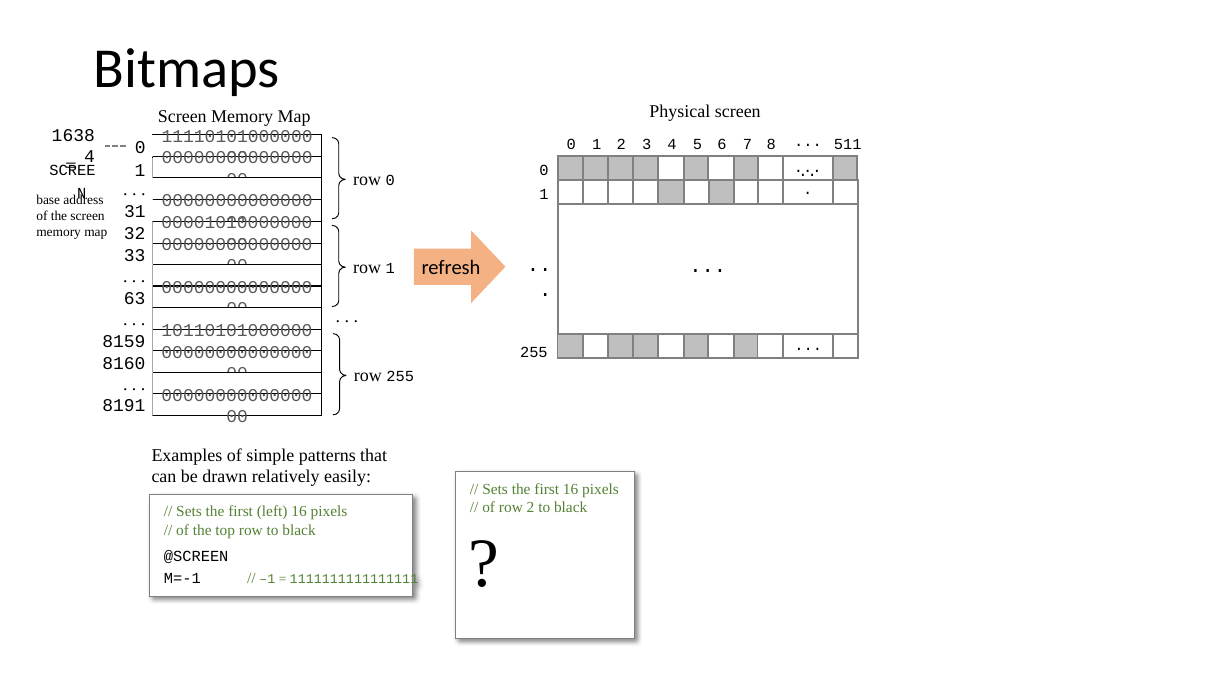
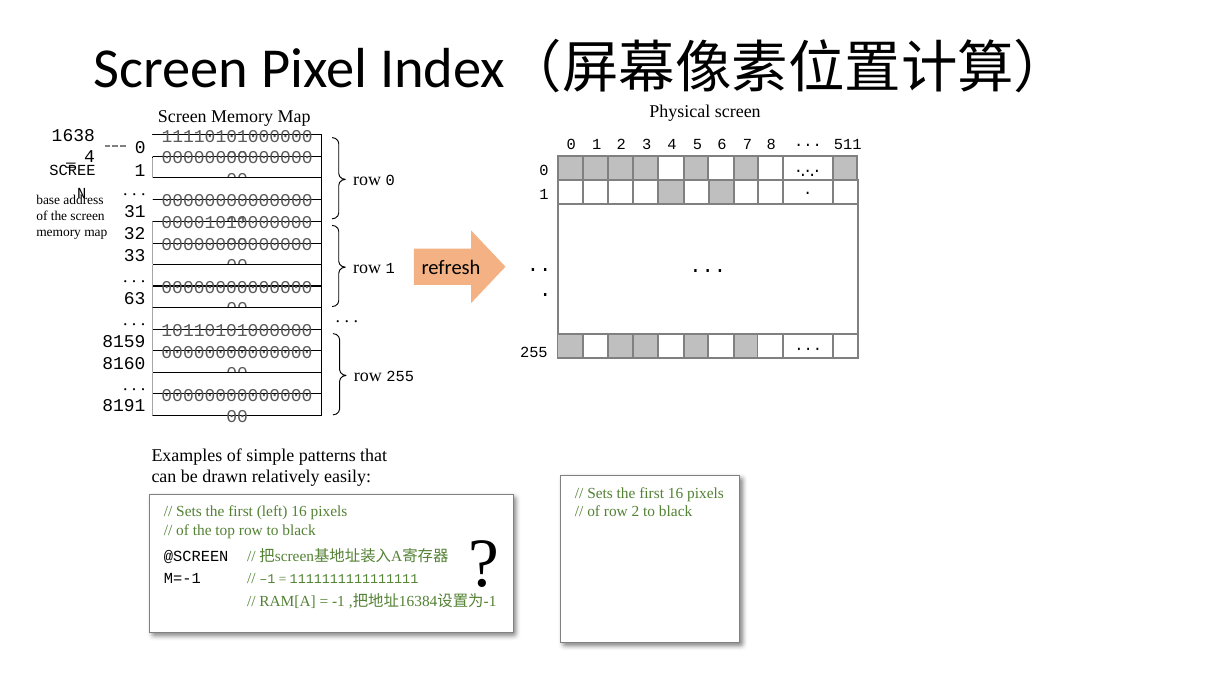
Before and after one commit to vcboy1/Leeds, a slide deck: slide 19 of 26fall/1860/Lecture/Week1.9/Lec 1.9.1 Memory II.pptx. Drawn at 1232x693 pixels with LibreOffice and Linux fonts; fonts in the diff are those of the drawing. Boxes give left, top, right and bottom in pixels: in the first picture for what was removed or moved away, otherwise in the second. Text is boxed around its words. In the diff, an @@ line names an element or a change of style, - is before the commit and + after.

```diff
--- a/26fall/1860/Lecture/Week1.9/Lec 1.9.1 Memory II.pptx
+++ b/26fall/1860/Lecture/Week1.9/Lec 1.9.1 Memory II.pptx
@@ title at (94, 40, 1070, 93): text changed @@
-Bitmaps
+Screen Pixel Index（屏幕像素位置计算）
@@ rectangle "// Sets the first 16 ...": place and size @@
-rectangle "// Sets the first 16 ..." at (456, 471, 635, 639)
+rectangle "// Sets the first 16 ..." at (560, 476, 739, 643)
@@ rectangle "// Sets the first (left) ...": place and size @@
-rectangle "// Sets the first (left) ..." at (150, 494, 413, 597)
+rectangle "// Sets the first (left) ..." at (150, 494, 514, 633)
@@ text in rectangle at (164, 548, 448, 563): text changed; font Courier New to Times New Roman; text colour #000000 to #548235 @@
-@SCREEN
+@SCREEN // 把screen基地址装入A寄存器
@@ text in rectangle at (259, 593, 497, 608): paragraph added @@
+// RAM[A] = -1 ,把地址16384设置为-1
```
Also in this commit, not shown: 17 other slides changed, 6 other files.
